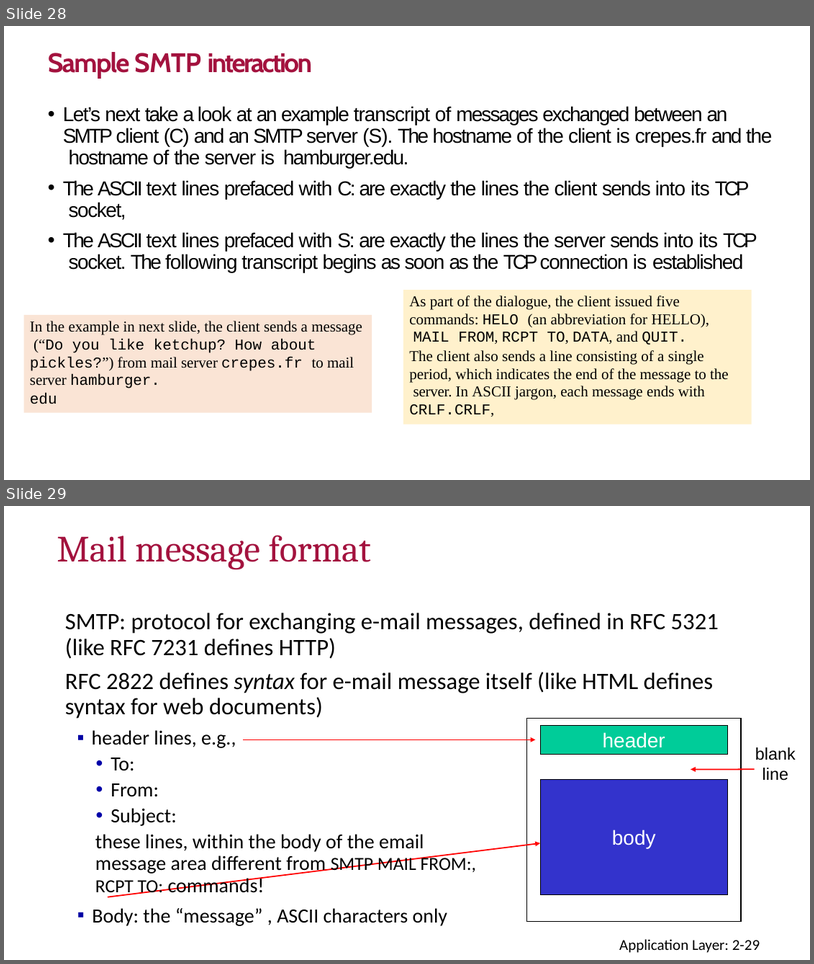
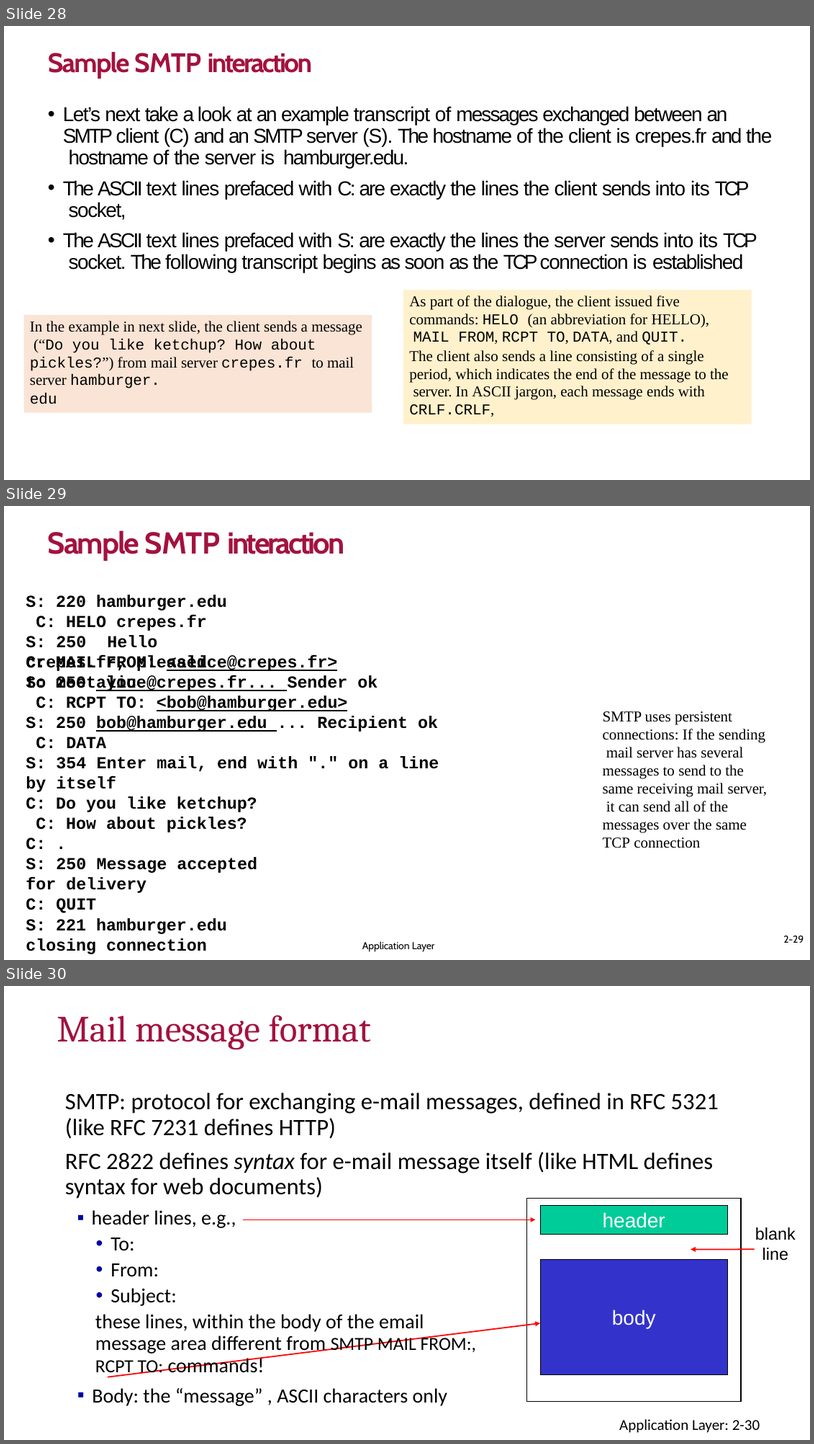
Before and after one commit to Giriiri-g/semester-3, a slide deck: ICN materials 204/Lecture7_Application Layer-2-HTTPcookies-FTP.pptx. Shown one above the other, each under a label of ours: slides 28 and 29 before the commit, slides 28, 29 and 30 after it. The pictures are 814x964 and 814x1444 pixels, drawn with LibreOffice and Linux fonts; fonts in the diff are those of the drawing; background and template pictures are left out. Boxes give left, top, right and bottom in pixels: in the first picture for what was removed or moved away, otherwise in the second. Text is boxed around its words. In the diff, an @@ line names an element or a change of style, - is before the commit and + after.

```diff
--- a/ICN materials 204/Lecture7_Application Layer-2-HTTPcookies-FTP.pptx
+++ b/ICN materials 204/Lecture7_Application Layer-2-HTTPcookies-FTP.pptx
@@ slide 29 added at (x1=4, y1=506, x2=810, y2=960), background #FFFFFF @@
@@ title added at (x1=48, y1=530, x2=345, y2=561), 36 pt, text #A3123E, bold @@
+Sample SMTP interaction
@@ text added at (x1=26, y1=595, x2=227, y2=692), 20 pt, text #000000, bold @@
+S: 220 hamburger.edu C: HELO crepes.fr
+S: 250 Hello crepes.fr, pleased to meet you
@@ text added at (x1=26, y1=655, x2=439, y2=954), 20 pt, text #000000, bold @@
+C: MAIL FROM: <alice@crepes.fr>
+S: 250 alice@crepes.fr... Sender ok C: RCPT TO: <bob@hamburger.edu>
+S: 250 bob@hamburger.edu ... Recipient ok C: DATA
+S: 354 Enter mail, end with "." on a line by itself
+C: Do you like ketchup? C: How about pickles?
+C: .
+S: 250 Message accepted for delivery
+C: QUIT
+S: 221 hamburger.edu closing connection
@@ text added at (x1=603, y1=711, x2=768, y2=848), 18 pt, text #000000 @@
+SMTP uses persistent connections: If the sending mail server has several messages to send to the same receiving mail server, it can send all of the messages over the same TCP connection
@@ page number added at (x1=784, y1=935, x2=804, y2=942), 12 pt, text #000000 @@
+2-29
@@ text added at (x1=363, y1=941, x2=435, y2=952), 12 pt, text #000000 @@
+Application Layer
@@ what was slide 29 is now slide 30 @@
@@ text at (x1=620, y1=1419, x2=760, y2=1432): text changed @@
-Application Layer: 2-29
+Application Layer: 2-30
```
Also in this commit, not shown: 10 slides changed, 8 other files.
